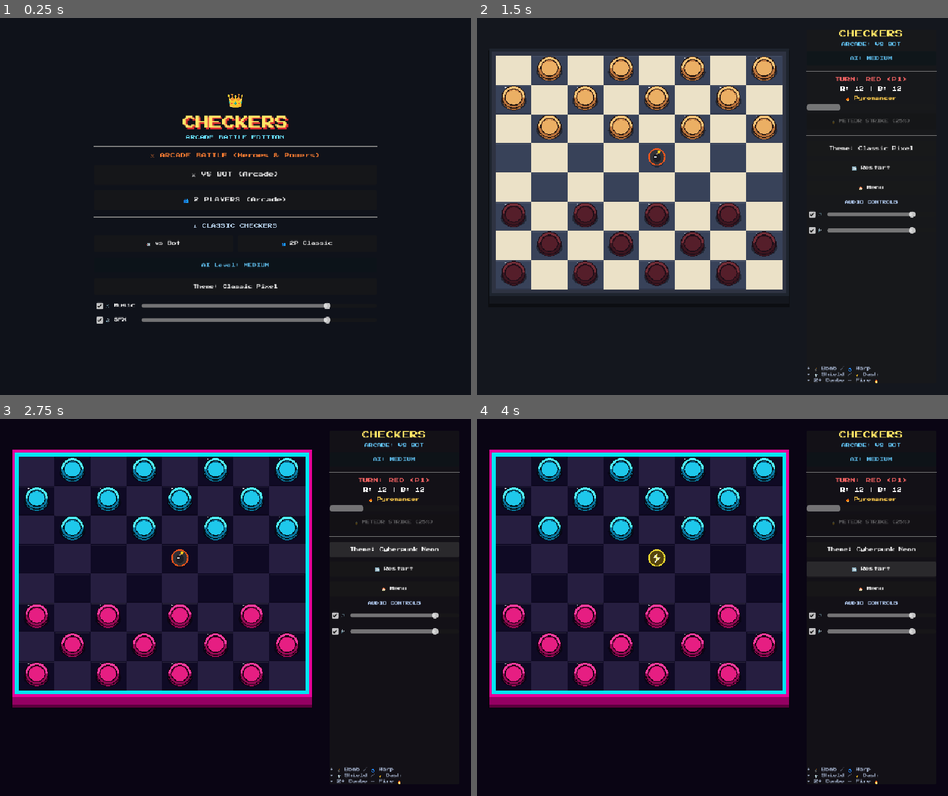
Above: before the commit, frames 1-4 (two rows, left to right).
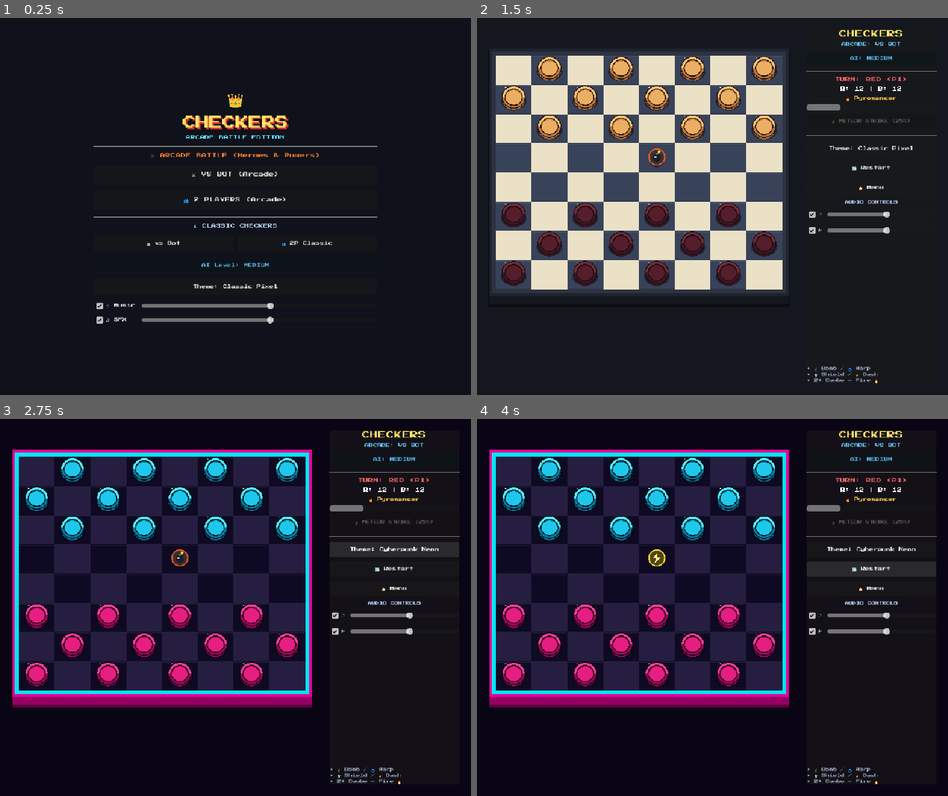
Above: after the commit, the same moments.

Repository: sylasjr/arcade-battle-checkers
Game: Godot game, scene res://scenes/Main.tscn
The game is run twice, just before and just after one commit, with the same random seed, the same clock (stepped at 60 frames per second) and the same inputs. Sound files missing from this copy of the repository are replaced by a short silence.
Inputs:
- Up to frame 1 (0.25 s): no input
- Up to frame 2 (1.5 s): click "⚔️ VS BOT (Arcade)" at 0.5 s; click "🔥 PYROMANCER Ult: METEOR Obli…" at 1.25 s
- Up to frame 3 (2.75 s): click "Theme: Classic Pixel" at 2 s
- Up to frame 4 (4 s): click "🔄 Restart" at 2.75 s; click "🔄 Restart" at 3.5 s

The runs differ from the first frame. In frame 1, 0.3% of the frame differs, in the area x 56-71%, y 75-82%; in frame 2, 0.2%; in frame 3, 0.2%; in frame 4, 0.2%.

Commit message:
feat: reduce initial default music and SFX volume by 30% across all scenes and managers

Diff:
--- a/scenes/Menu.tscn
+++ b/scenes/Menu.tscn
@@ -159,7 +159,7 @@
 size_flags_vertical = 4
 max_value = 1.0
 step = 0.05
-value = 0.8
+value = 0.55
 
 [node name="SfxRow" type="HBoxContainer" parent="VBoxContainer/AudioBox"]
 layout_mode = 2
@@ -179,4 +179,4 @@
 size_flags_vertical = 4
 max_value = 1.0
 step = 0.05
-value = 0.8
+value = 0.55
--- a/scenes/UI.tscn
+++ b/scenes/UI.tscn
@@ -145,7 +145,7 @@
 size_flags_vertical = 4
 max_value = 1.0
 step = 0.05
-value = 0.8
+value = 0.55
 
 [node name="SfxBox" type="HBoxContainer" parent="Panel/VBoxContainer"]
 layout_mode = 2
@@ -165,7 +165,7 @@
 size_flags_vertical = 4
 max_value = 1.0
 step = 0.05
-value = 0.8
+value = 0.55
 
 [node name="RulesTip" type="Label" parent="Panel/VBoxContainer"]
 layout_mode = 2
--- a/scripts/AudioManager.gd
+++ b/scripts/AudioManager.gd
@@ -5,8 +5,8 @@
 var music_stream: AudioStream = null
 var is_music_muted: bool = false
 var is_sfx_muted: bool = false
-var music_volume: float = 0.8 # Range 0.0 to 1.0
-var sfx_volume: float = 0.8   # Range 0.0 to 1.0
+var music_volume: float = 0.55 # Reduced by 30% from 0.8 default
+var sfx_volume: float = 0.55   # Reduced by 30% from 0.8 default
 
 # SFX Streams
 var sfx_select: AudioStreamWAV
--- a/scripts/Menu.gd
+++ b/scripts/Menu.gd
@@ -57,7 +57,7 @@
 	if theme_btn:
 		theme_btn.text = "Theme: " + theme_name
 
-func set_audio_states(music_on: bool, sfx_on: bool, music_vol: float = 0.8, sfx_vol: float = 0.8) -> void:
+func set_audio_states(music_on: bool, sfx_on: bool, music_vol: float = 0.55, sfx_vol: float = 0.55) -> void:
 	if music_check:
 		music_check.button_pressed = music_on
 	if sfx_check:
--- a/scripts/UI.gd
+++ b/scripts/UI.gd
@@ -137,7 +137,7 @@
 func _on_sfx_toggled(button_pressed: bool) -> void:
 	emit_signal("sfx_toggled", button_pressed)
 
-func sync_audio_ui(music_on: bool, sfx_on: bool, music_vol: float = 0.8, sfx_vol: float = 0.8) -> void:
+func sync_audio_ui(music_on: bool, sfx_on: bool, music_vol: float = 0.55, sfx_vol: float = 0.55) -> void:
 	if music_check:
 		music_check.button_pressed = music_on
 	if sfx_check:
